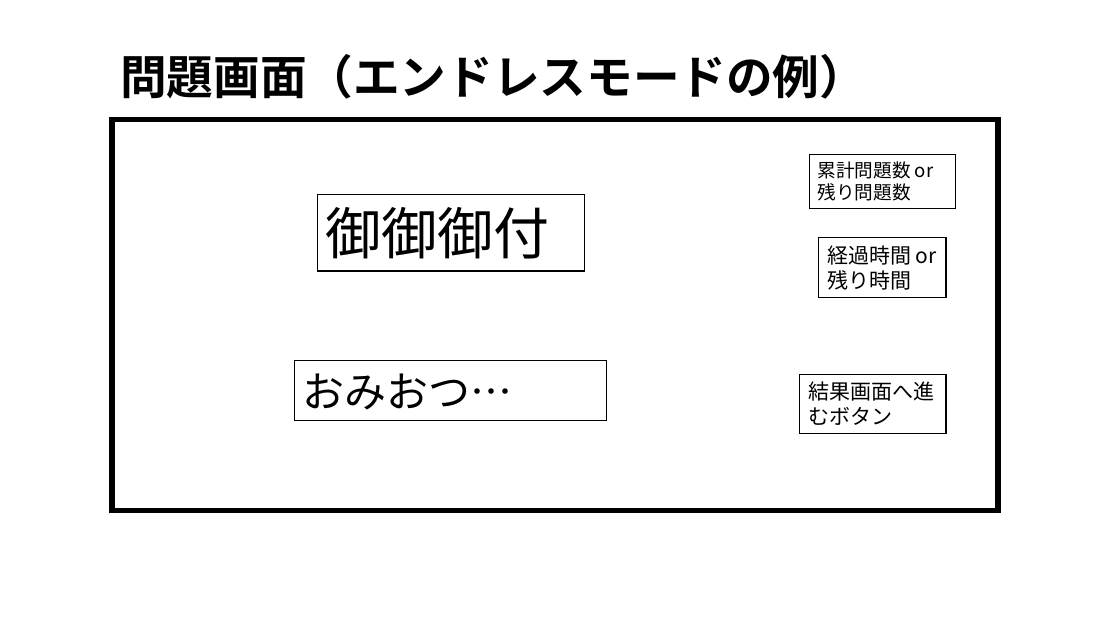
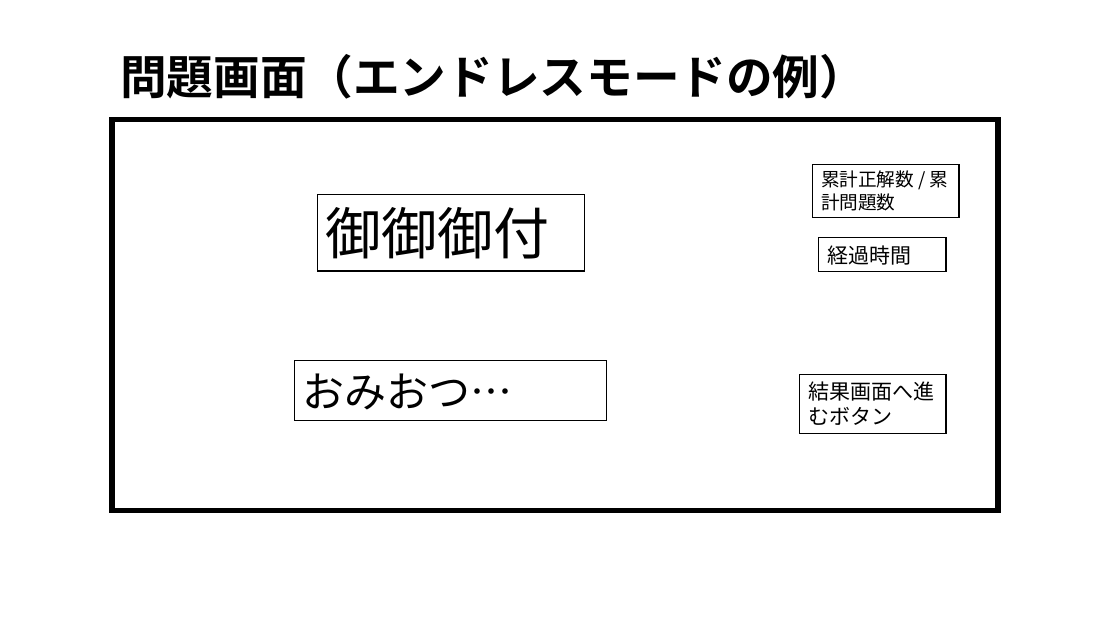
Before and after one commit to tanakai0/stdlib_py_typist, a slide deck: slide 5 of design.pptx. Drawn at 1120x630 pixels with LibreOffice and Linux fonts; fonts in the diff are those of the drawing. Boxes give left, top, right and bottom in pixels: in the first picture for what was removed or moved away, otherwise in the second. Text is boxed around its words. In the diff, an @@ line names an element or a change of style, - is before the commit and + after.

```diff
--- a/design.pptx
+++ b/design.pptx
@@ rectangle "累計正解数 / 累計問題数": place and size @@
-rectangle "累計正解数 / 累計問題数" at (810,155,956,208)
+rectangle "累計正解数 / 累計問題数" at (813,164,960,218)
@@ text in rectangle at (821,170,949,211): text changed @@
-累計問題数 or 残り問題数
+累計正解数 / 累計問題数
@@ rectangle "経過時間": place and size @@
-rectangle "経過時間" at (819,238,946,297)
+rectangle "経過時間" at (819,238,946,271)
@@ text in rectangle at (827,245,911,265): text changed @@
-経過時間 or 残り時間
+経過時間
```
Also in this commit, not shown: 1 other slide changed, 2 other files.
